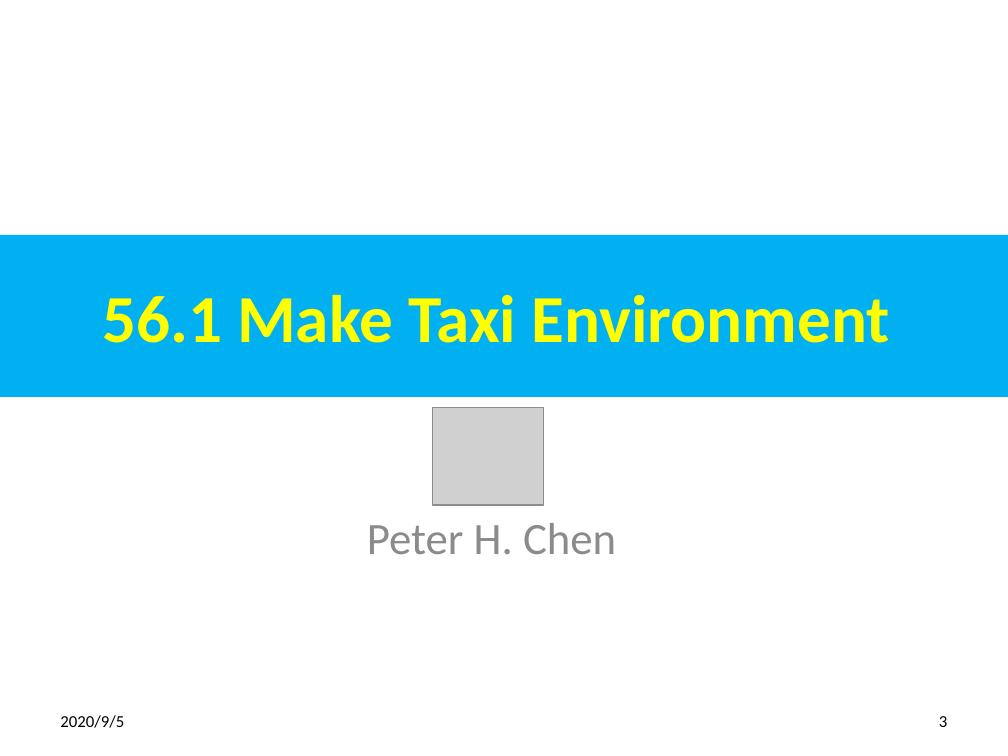
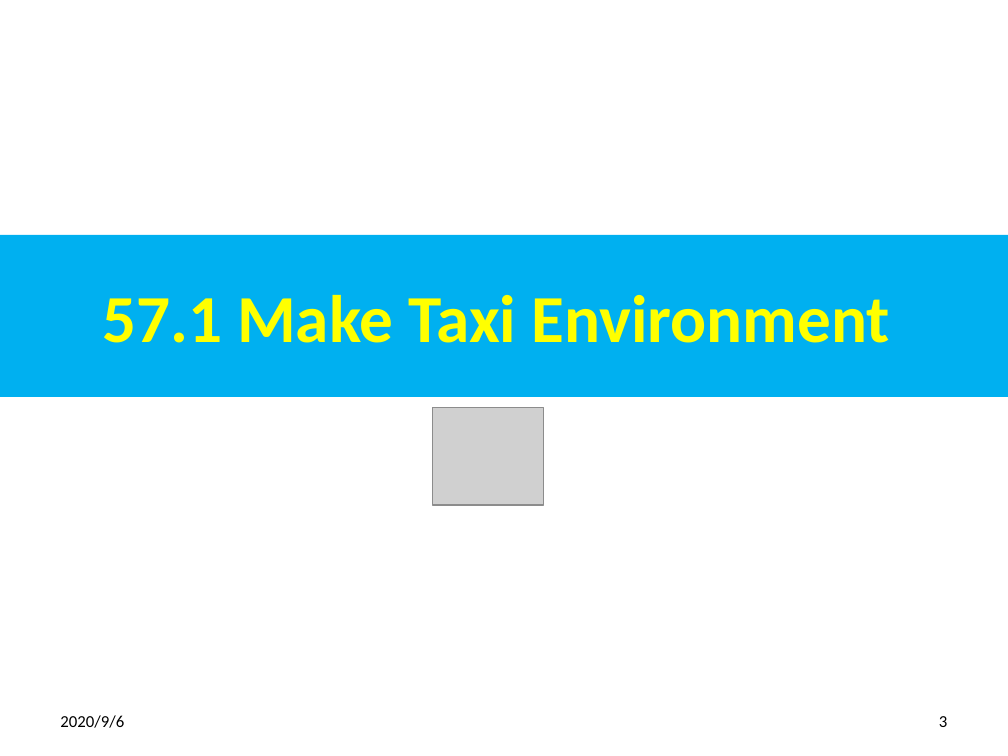
Before and after one commit to peterhchen/900_Python_ML_DS_DL, a slide deck: slide 3 of 057_ReinforcemetGym.pptx. Drawn at 1008x756 pixels with LibreOffice and Linux fonts; fonts in the diff are those of the drawing; grey boxes stand for pictures. Boxes give left, top, right and bottom in pixels: in the first picture for what was removed or moved away, otherwise in the second. Text is boxed around its words. In the diff, an @@ line names an element or a change of style, - is before the commit and + after.

```diff
--- a/057_ReinforcemetGym.pptx
+++ b/057_ReinforcemetGym.pptx
@@ title at (102,295,890,343): text changed @@
-56.1 Make Taxi Environment
+57.1 Make Taxi Environment
@@ subtitle removed at (367,523,616,554) @@
-Peter H. Chen
@@ text at (60,715,124,728): text changed @@
-2020/9/5
+2020/9/6
```
Also in this commit, not shown: 31 other slides changed.
